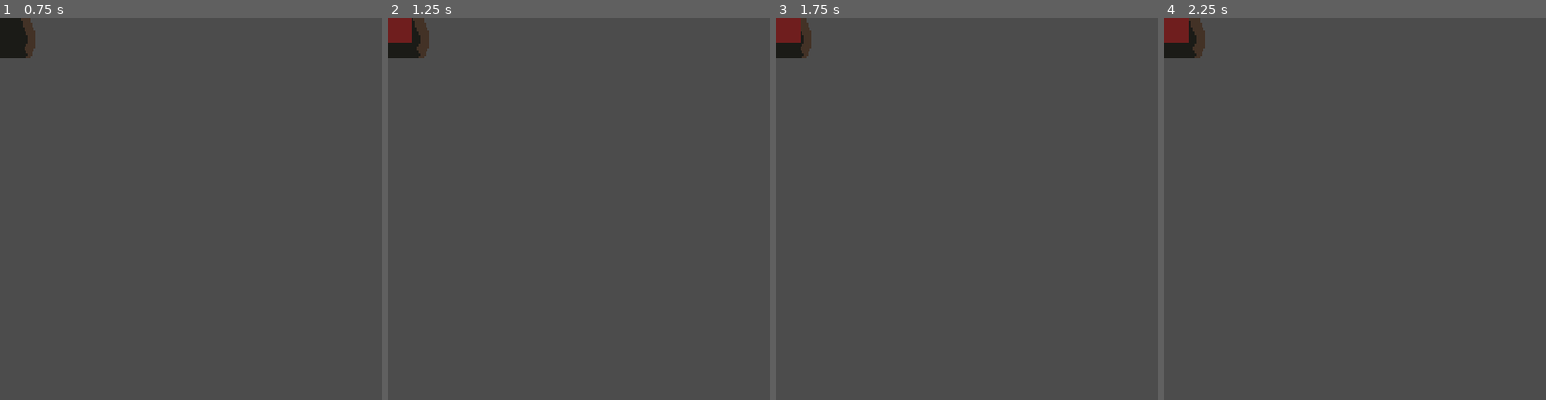
Above: before the commit, frames 1-4 (left to right).
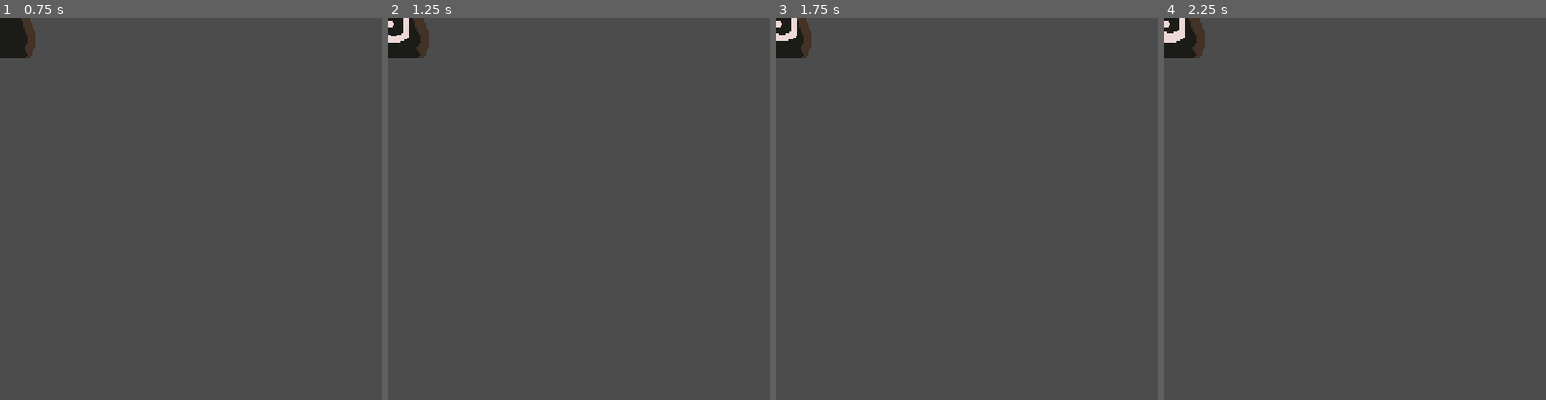
Above: after the commit, the same moments.

Repository: nolenroyalty/flashlight-survivors
Game: Godot game, scene res://enemies/Doorway.tscn
Same seed, same stepped clock (60 frames per second), same inputs: the game is played once before the commit and once after it. This scene is started directly instead of the project's main scene.
Inputs (mouse positions are % of the whole screen's width and height, from its top left):
- Up to frame 1 (0.75 s): move the mouse to (72, 45) at 0.52 s; hold D (player_right) from 0.53 s (still down)
- Up to frame 2 (1.25 s): keep holding D (player_right)
- Up to frame 3 (1.75 s): move the mouse to (30, 55) at 1.27 s; release D (player_right) at 1.28 s; hold S (player_down) from 1.28 s (still down)
- Up to frame 4 (2.25 s): tap Enter at 2 s; move the mouse to (60, 28) at 2.02 s; release S (player_down) at 2.03 s; hold D (player_right) from 2.03 s (still down)
The pictures show only the part of the screen within x 0-50%, y 0-50%; the shares and areas given below are measured in that part.

Frame 1 is identical in both runs. In frame 2, 0.4% of the frame differs, in the area x 0-7%, y 0-7%; in frame 3, 0.4%; in frame 4, 0.4%.
Error in both runs: Invalid get index 'position' (on base: 'Nil'). (res://enemies/DefaultEnemy.gd:21)

Commit message:
art tweaks

Diff:
--- a/enemies/DefaultEnemy.gd
+++ b/enemies/DefaultEnemy.gd
@@ -33,8 +33,9 @@
 	var exploded = State.should_explode()
 	if exploded:
 		var explosion = Explosion.instance()
-		get_parent().add_child(explosion)
+		# explosion.init(position)
 		explosion.position = position
+		get_parent().call_deferred("add_child", explosion)
 		return true
 	return false
 
@@ -45,8 +46,8 @@
 		call_deferred("queue_free")
 	else:
 		anim.play("die")
+		$AnimatedSprite.play("die")
 		anim.connect("animation_finished", self, "die_when_dead")
-
 
 
 func alive():
--- a/enemies/DefaultEnemy.tscn
+++ b/enemies/DefaultEnemy.tscn
@@ -1,6 +1,7 @@
-[gd_scene load_steps=9 format=2]
+[gd_scene load_steps=23 format=2]
 
 [ext_resource path="res://enemies/DefaultEnemy.gd" type="Script" id=1]
+[ext_resource path="res://Aseprite/ghost.png" type="Texture" id=2]
 
 [sub_resource type="CircleShape2D" id=5]
 resource_local_to_scene = true
@@ -46,7 +47,7 @@
 
 [sub_resource type="Animation" id=2]
 resource_name = "damage"
-length = 0.5
+length = 0.75
 tracks/0/type = "value"
 tracks/0/path = NodePath(".:scale")
 tracks/0/interp = 2
@@ -54,10 +55,10 @@
 tracks/0/imported = false
 tracks/0/enabled = true
 tracks/0/keys = {
-"times": PoolRealArray( 0, 0.3, 0.5 ),
+"times": PoolRealArray( 0, 0.3, 0.6 ),
 "transitions": PoolRealArray( 1, 1, 1 ),
 "update": 0,
-"values": [ Vector2( 1, 1 ), Vector2( 0.75, 0.75 ), Vector2( 1, 1 ) ]
+"values": [ Vector2( 1, 1 ), Vector2( 1, 1 ), Vector2( 1, 1 ) ]
 }
 tracks/1/type = "value"
 tracks/1/path = NodePath(".:modulate")
@@ -66,10 +67,10 @@
 tracks/1/imported = false
 tracks/1/enabled = true
 tracks/1/keys = {
-"times": PoolRealArray( 0, 0.3, 0.5 ),
+"times": PoolRealArray( 0, 0.4, 0.75 ),
 "transitions": PoolRealArray( 1, 1, 1 ),
 "update": 0,
-"values": [ Color( 1, 1, 1, 1 ), Color( 1, 1, 1, 0.290196 ), Color( 1, 1, 1, 1 ) ]
+"values": [ Color( 1, 1, 1, 1 ), Color( 0.372549, 0.403922, 0.556863, 0.392157 ), Color( 1, 1, 1, 1 ) ]
 }
 
 [sub_resource type="Animation" id=4]
@@ -85,7 +86,7 @@
 "times": PoolRealArray( 0, 0.6 ),
 "transitions": PoolRealArray( 1, 1 ),
 "update": 0,
-"values": [ 0.0, 480.0 ]
+"values": [ 0.0, 360.0 ]
 }
 tracks/1/type = "value"
 tracks/1/path = NodePath(".:scale")
@@ -97,7 +98,7 @@
 "times": PoolRealArray( 0, 0.6 ),
 "transitions": PoolRealArray( 1, 1 ),
 "update": 0,
-"values": [ Vector2( 1, 1 ), Vector2( 0.1, 0.1 ) ]
+"values": [ Vector2( 1, 1 ), Vector2( 0.8, 0.8 ) ]
 }
 tracks/2/type = "value"
 tracks/2/path = NodePath(".:modulate")
@@ -128,11 +129,74 @@
 "values": [ Vector2( 0.1, 0.6 ), Vector2( 1.1, 1.05 ), Vector2( 1, 1 ) ]
 }
 
-[sub_resource type="RectangleShape2D" id=6]
-extents = Vector2( 16, 16 )
-
-[sub_resource type="RectangleShape2D" id=7]
-extents = Vector2( 16, 16 )
+[sub_resource type="CapsuleShape2D" id=23]
+radius = 14.0
+height = 4.0
+
+[sub_resource type="CapsuleShape2D" id=22]
+radius = 14.0
+height = 4.0
+
+[sub_resource type="AtlasTexture" id=14]
+atlas = ExtResource( 2 )
+region = Rect2( 128, 0, 32, 32 )
+
+[sub_resource type="AtlasTexture" id=15]
+atlas = ExtResource( 2 )
+region = Rect2( 160, 0, 32, 32 )
+
+[sub_resource type="AtlasTexture" id=16]
+atlas = ExtResource( 2 )
+region = Rect2( 192, 0, 32, 32 )
+
+[sub_resource type="AtlasTexture" id=17]
+atlas = ExtResource( 2 )
+region = Rect2( 224, 0, 32, 32 )
+
+[sub_resource type="AtlasTexture" id=18]
+atlas = ExtResource( 2 )
+region = Rect2( 256, 0, 32, 32 )
+
+[sub_resource type="AtlasTexture" id=19]
+atlas = ExtResource( 2 )
+region = Rect2( 288, 0, 32, 32 )
+
+[sub_resource type="AtlasTexture" id=20]
+atlas = ExtResource( 2 )
+region = Rect2( 320, 0, 32, 32 )
+
+[sub_resource type="AtlasTexture" id=21]
+atlas = ExtResource( 2 )
+region = Rect2( 352, 0, 32, 32 )
+
+[sub_resource type="AtlasTexture" id=9]
+atlas = ExtResource( 2 )
+region = Rect2( 0, 0, 32, 32 )
+
+[sub_resource type="AtlasTexture" id=10]
+atlas = ExtResource( 2 )
+region = Rect2( 32, 0, 32, 32 )
+
+[sub_resource type="AtlasTexture" id=11]
+atlas = ExtResource( 2 )
+region = Rect2( 64, 0, 32, 32 )
+
+[sub_resource type="AtlasTexture" id=12]
+atlas = ExtResource( 2 )
+region = Rect2( 96, 0, 32, 32 )
+
+[sub_resource type="SpriteFrames" id=13]
+animations = [ {
+"frames": [ SubResource( 14 ), SubResource( 15 ), SubResource( 16 ), SubResource( 17 ), SubResource( 18 ), SubResource( 19 ), SubResource( 20 ), SubResource( 21 ) ],
+"loop": true,
+"name": "die",
+"speed": 12.0
+}, {
+"frames": [ SubResource( 9 ), SubResource( 10 ), SubResource( 11 ), SubResource( 12 ) ],
+"loop": true,
+"name": "walk",
+"speed": 10.0
+} ]
 
 [node name="DefaultEnemy" type="KinematicBody2D"]
 collision_layer = 32
@@ -140,6 +204,7 @@
 script = ExtResource( 1 )
 
 [node name="ColorRect" type="ColorRect" parent="."]
+visible = false
 margin_left = -16.0
 margin_top = -16.0
 margin_right = 16.0
@@ -160,10 +225,16 @@
 collision_mask = 2
 
 [node name="CollisionShape2D" type="CollisionShape2D" parent="Hurtbox"]
-shape = SubResource( 6 )
+scale = Vector2( 1.00275, 1 )
+shape = SubResource( 23 )
 
 [node name="Hitbox" type="Area2D" parent="."]
 collision_layer = 16
 
-[node name="CollisionShape2D" type="CollisionShape2D" parent="Hitbox"]
-shape = SubResource( 7 )
+[node name="Hitbox" type="CollisionShape2D" parent="Hitbox"]
+shape = SubResource( 22 )
+
+[node name="AnimatedSprite" type="AnimatedSprite" parent="."]
+frames = SubResource( 13 )
+animation = "walk"
+playing = true
--- a/enemies/Doorway.gd
+++ b/enemies/Doorway.gd
@@ -7,6 +7,7 @@
 var enemies_to_spawn = 0
 var enemies_spawned = 0
 var rng : RandomNumberGenerator
+var xp_gain = 25
 
 func stop_and_fade():
 	$Timer.stop()
@@ -42,6 +43,7 @@
 		return
 	i_have_taken_damage = true
 	if State.door_should_collapse():
+		U.xpbar.add_xp(xp_gain)
 		$Timer.stop()
 		anim.play("collapse")
 		anim.connect("animation_finished", self, "on_collapse_played")
--- a/globals/State.gd
+++ b/globals/State.gd
@@ -241,7 +241,7 @@
 			number_of_big_totes += 1
 
 func should_explode():
-	var chance = 0.05 * explode_level
+	var chance = 0.15 * explode_level
 	if chance > 0.0:
 		chance += 0.05
 
--- a/light-sources/Explosion.gd
+++ b/light-sources/Explosion.gd
@@ -6,6 +6,14 @@
 	if name == "kaboom":
 		call_deferred("queue_free")
 
+func damage_if_present(body):
+	print("EXPLODE AT %s" % body)
+	.damage_if_present(body)
+
+var pos = null
+func init(pos_):
+	pos = pos_
+
 func _ready():
 	damage_on_first_tick = true
 	damage_per_tick = 2.0
--- a/light-sources/Explosion.tscn
+++ b/light-sources/Explosion.tscn
@@ -33,24 +33,12 @@
 "values": [ 10.0 ]
 }
 tracks/2/type = "value"
-tracks/2/path = NodePath("CollisionShape2D:disabled")
+tracks/2/path = NodePath("Sprite:visible")
 tracks/2/interp = 1
 tracks/2/loop_wrap = true
 tracks/2/imported = false
 tracks/2/enabled = true
 tracks/2/keys = {
-"times": PoolRealArray( 0 ),
-"transitions": PoolRealArray( 1 ),
-"update": 0,
-"values": [ true ]
-}
-tracks/3/type = "value"
-tracks/3/path = NodePath("Sprite:visible")
-tracks/3/interp = 1
-tracks/3/loop_wrap = true
-tracks/3/imported = false
-tracks/3/enabled = true
-tracks/3/keys = {
 "times": PoolRealArray( 0 ),
 "transitions": PoolRealArray( 1 ),
 "update": 0,
@@ -83,27 +71,15 @@
 "times": PoolRealArray( 0, 0.063, 0.126, 0.189, 0.252, 0.315, 0.378, 0.441 ),
 "transitions": PoolRealArray( 1, 1, 1, 1, 1, 1, 1, 1 ),
 "update": 0,
-"values": [ 10.0, 18.0, 23.0, 28.0, 34.0, 25.0, 10.0, 1.0 ]
+"values": [ 10.0, 18.0, 23.0, 28.0, 44.0, 25.0, 10.0, 1.0 ]
 }
 tracks/2/type = "value"
-tracks/2/path = NodePath("CollisionShape2D:disabled")
+tracks/2/path = NodePath("Sprite:visible")
 tracks/2/interp = 1
 tracks/2/loop_wrap = true
 tracks/2/imported = false
 tracks/2/enabled = true
 tracks/2/keys = {
-"times": PoolRealArray( 0, 0.441 ),
-"transitions": PoolRealArray( 1, 1 ),
-"update": 1,
-"values": [ false, true ]
-}
-tracks/3/type = "value"
-tracks/3/path = NodePath("Sprite:visible")
-tracks/3/interp = 1
-tracks/3/loop_wrap = true
-tracks/3/imported = false
-tracks/3/enabled = true
-tracks/3/keys = {
 "times": PoolRealArray( 0, 0.504 ),
 "transitions": PoolRealArray( 1, 1 ),
 "update": 1,
@@ -120,7 +96,6 @@
 
 [node name="CollisionShape2D" type="CollisionShape2D" parent="." index="1"]
 shape = SubResource( 1 )
-disabled = true
 
 [node name="AnimationPlayer" type="AnimationPlayer" parent="." index="2"]
 anims/RESET = SubResource( 2 )
--- a/player/LightLamp.gd
+++ b/player/LightLamp.gd
@@ -17,7 +17,7 @@
 	match level:
 		1, 2, 3:
 			# Circles scale quadratically with radius but idk this is fun
-			set_radius(BASE_RADIUS + level * 7.5)
+			set_radius(BASE_RADIUS + level * 10)
 		4:
 			seconds_per_tick = 2.0
 			damage_per_tick = 1.0
--- a/player/LightSource.gd
+++ b/player/LightSource.gd
@@ -19,6 +19,7 @@
 		start_damage_timer(body)
 
 func entered(area):
+	print("%s entered %s" % [area, self])
 	var body = area.get_parent()
 	bodies[body] = true
 	start_damage_timer(body)
--- a/player/Player.gd
+++ b/player/Player.gd
@@ -33,12 +33,14 @@
 	else:
 		invincible = true
 		var t = get_tree().create_tween()
-		var t2 = get_tree().create_tween()
+		# var t2 = get_tree().create_tween()
 		var duration = iframe_duration / 2.0
-		t.tween_property(self, "modulate:a", 0.25, duration)
-		t2.tween_property(self, "scale", U.v(0.75, 0.75), duration)
-		t2.tween_property(self, "scale", U.v(1.0, 1.0), duration)
-		t.tween_property(self, "modulate:a", 1.0, duration)
+		t.tween_property(self, "modulate:a", 0.1, 1.5 * duration)
+		t.set_ease(Tween.EASE_OUT)
+		t.set_trans(Tween.TRANS_QUAD)
+		# t2.tween_property(self, "scale", U.v(0.75, 0.75), duration)
+		# t2.tween_property(self, "scale", U.v(1.0, 1.0), duration)
+		t.tween_property(self, "modulate:a", 1.0, 0.5 * duration)
 		t.tween_property(self, "invincible", false, 0.0)
 		State.decrease_health(amount)
 
--- a/ui/XPBar.gd
+++ b/ui/XPBar.gd
@@ -9,7 +9,7 @@
 
 func xp_required():
 	# Come back and fix this
-	return 100 * State.player_level
+	return 30 * State.player_level
 
 func set_foreground_scale():
 	var req = xp_required()
Binary file added: Aseprite/ghost.aseprite
Binary file added: Aseprite/ghost.png
Not shown, added: Aseprite/ghost.png.import
